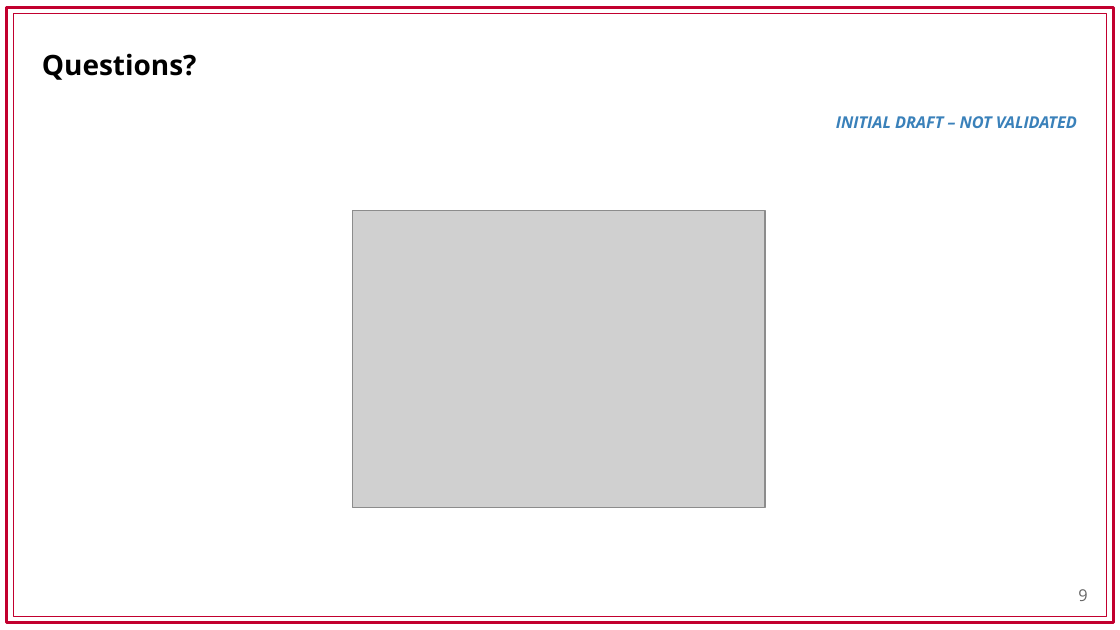
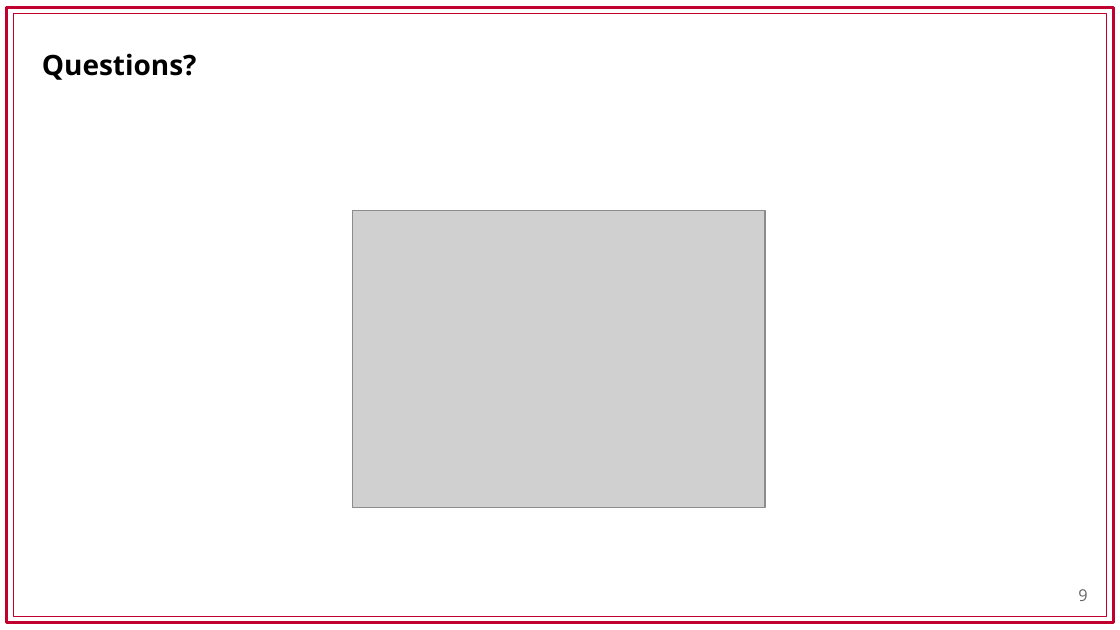
Before and after one commit to wlei6277/terminal_app, a slide deck: slide 9 of ppt/Find Me a Cat presentation v2.pptx. Drawn at 1120x630 pixels with LibreOffice and Linux fonts; fonts in the diff are those of the drawing; grey boxes stand for pictures; background and template pictures are left out. Boxes give left, top, right and bottom in pixels: in the first picture for what was removed or moved away, otherwise in the second. Text is boxed around its words. In the diff, an @@ line names an element or a change of style, - is before the commit and + after.

```diff
--- a/ppt/Find Me a Cat presentation v2.pptx
+++ b/ppt/Find Me a Cat presentation v2.pptx
@@ text removed at (836, 116, 1077, 128) @@
-INITIAL DRAFT – NOT VALIDATED
```
Also in this commit, not shown: 7 other slides changed.
